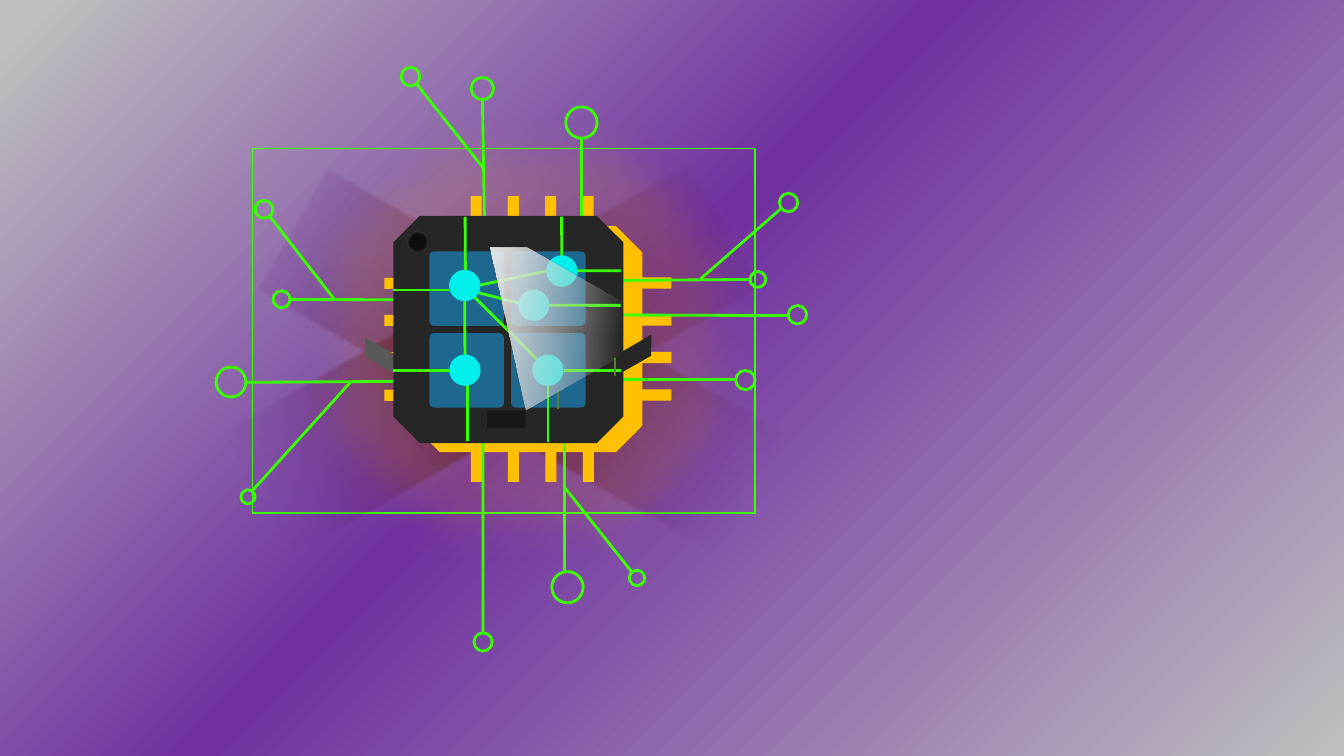
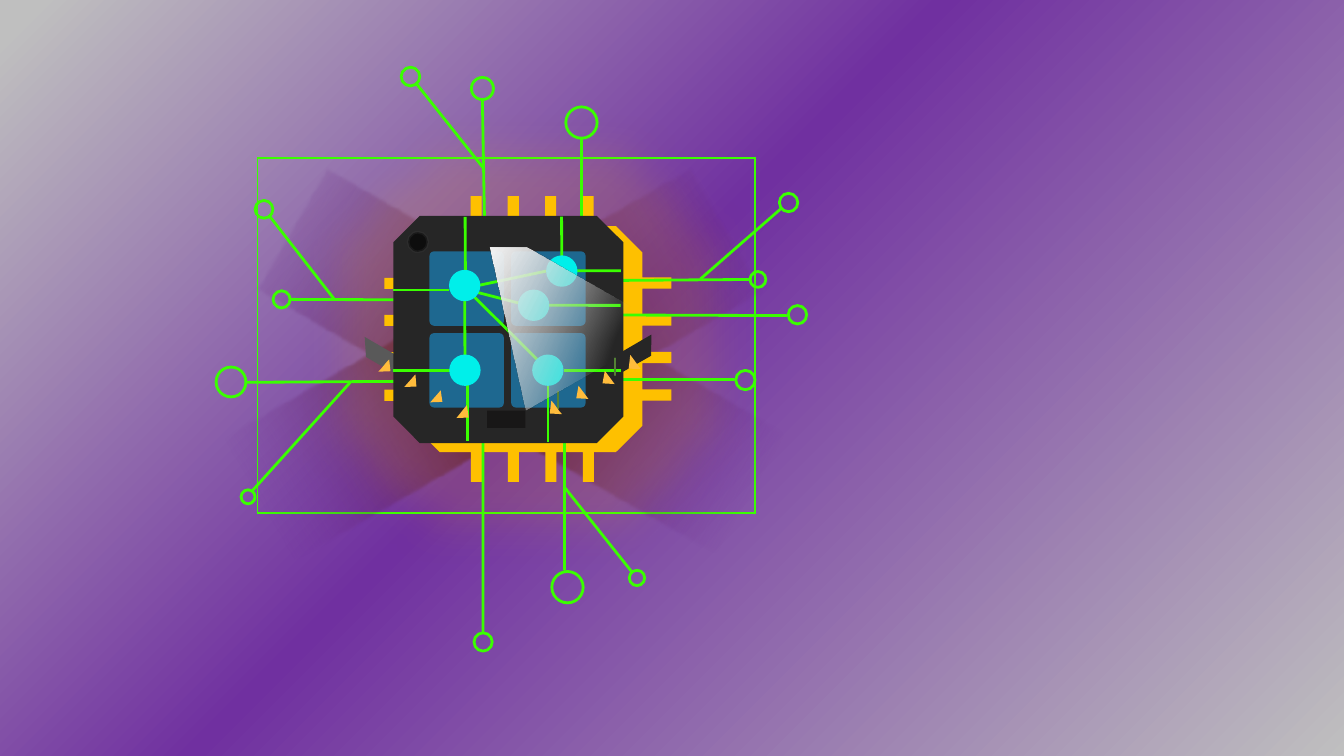
Before and after one commit to asynkron/website, a slide deck: slide 7 of media/logo.pptx. Drawn at 1344x756 pixels with LibreOffice and Linux fonts; fonts in the diff are those of the drawing. Boxes give left, top, right and bottom in pixels: in the first picture for what was removed or moved away, otherwise in the second. Text is boxed around its words. In the diff, an @@ line names an element or a change of style, - is before the commit and + after.

```diff
--- a/media/logo.pptx
+++ b/media/logo.pptx
@@ rectangle: place and size @@
-rectangle at [212, 158, 765, 563]
+rectangle at [214, 164, 767, 569]
@@ rectangle: place and size @@
-rectangle at [252, 148, 755, 512]
+rectangle at [258, 158, 755, 513]
@@ freeform shape added at [378, 343, 474, 440], fill #FFBC3C @@
@@ freeform shape added at [544, 340, 643, 437], fill #FFBC3C @@
```
Also in this commit, not shown: 2 other files.
